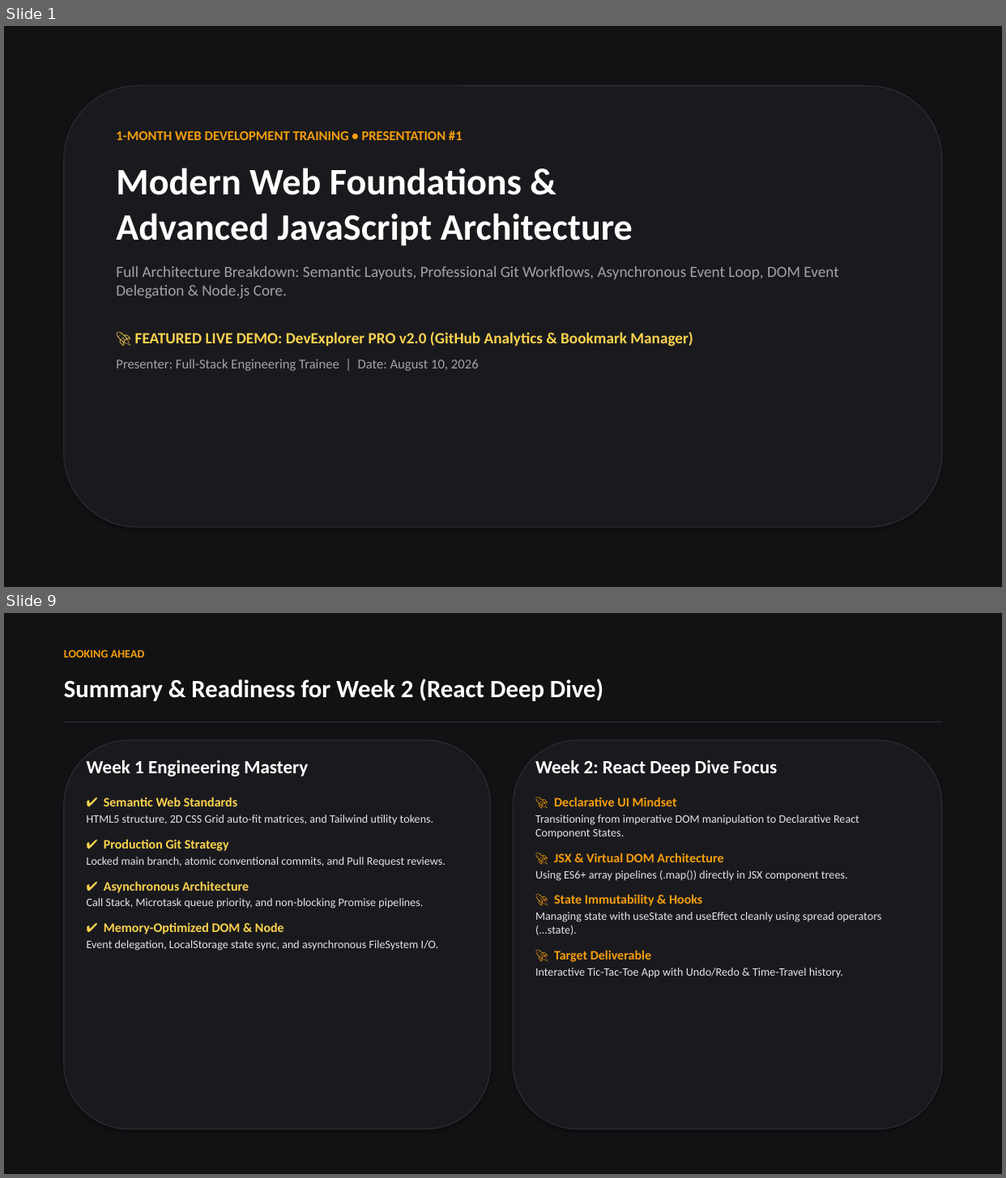
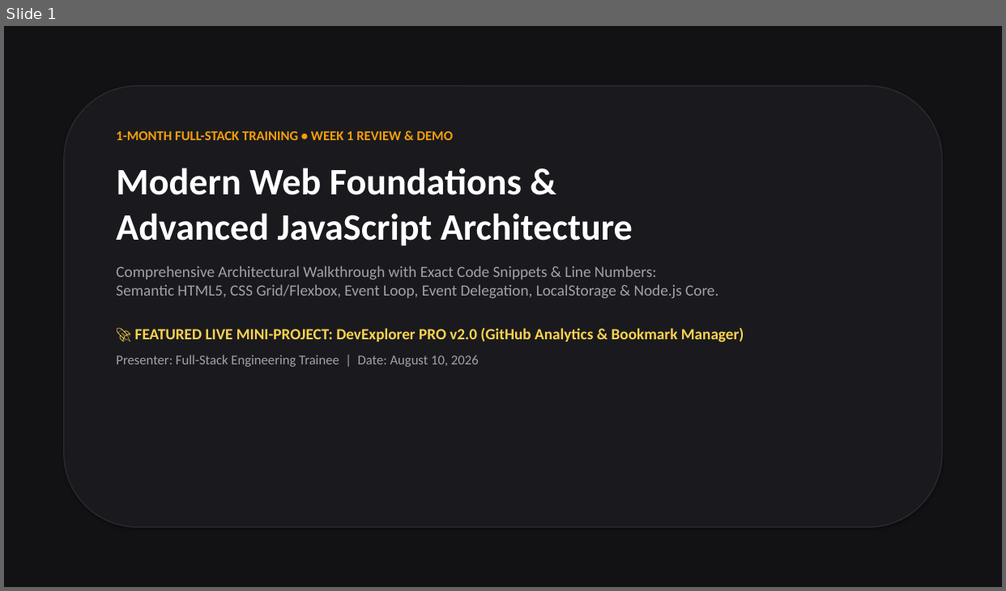
Before and after one commit to wasi-747/1-month-training-resources, a slide deck: Week_1_Presentation_Obsidian_Gold.pptx. Shown one above the other, each under a label of ours: slides 1 and 9 before the commit, slide 1 after it; the slides between them are not shown. The pictures are 1006x1178 and 1006x591 pixels, drawn with LibreOffice and Linux fonts; fonts in the diff are those of the drawing. Boxes give left, top, right and bottom in pixels: in the first picture for what was removed or moved away, otherwise in the second. Text is boxed around its words. In the diff, an @@ line names an element or a change of style, - is before the commit and + after.

Commit message:
feat: enhance Obsidian Gold PPTX with real code snippets, line numbers, and live demo cheat sheet

```diff
--- a/Week_1_Presentation_Obsidian_Gold.pptx
+++ b/Week_1_Presentation_Obsidian_Gold.pptx
@@ slide 9 removed at (4, 613, 1002, 1174), background #FFFFFF @@
@@ rectangle removed at (4, 613, 1002, 1174) @@
@@ text removed at (64, 649, 145, 658) @@
-LOOKING AHEAD
@@ text removed at (64, 679, 603, 701) @@
-Summary & Readiness for Week 2 (React Deep Dive)
@@ rectangle removed at (64, 722, 942, 722) @@
@@ rounded rectangle removed at (64, 740, 491, 1130) @@
@@ rounded rectangle removed at (513, 740, 942, 1130) @@
@@ text removed at (87, 760, 445, 951) @@
-Week 1 Engineering Mastery
-✔ Semantic Web Standards
-HTML5 structure, 2D CSS Grid auto-fit matrices, and Tailwind utility tokens.
-✔ Production Git Strategy
-Locked main branch, atomic conventional commits, and Pull Request reviews.
-✔ Asynchronous Architecture
-Call Stack, Microtask queue priority, and non-blocking Promise pipelines.
-✔ Memory-Optimized DOM & Node
-Event delegation, LocalStorage state sync, and asynchronous FileSystem I/O.
@@ text removed at (535, 760, 881, 978) @@
-Week 2: React Deep Dive Focus
-🚀 Declarative UI Mindset
-Transitioning from imperative DOM manipulation to Declarative React Component States.
-🚀 JSX & Virtual DOM Architecture
-Using ES6+ array pipelines (.map()) directly in JSX component trees.
-🚀 State Immutability & Hooks
-Managing state with useState and useEffect cleanly using spread operators (...state).
-🚀 Target Deliverable
-Interactive Tic-Tac-Toe App with Undo/Redo & Time-Travel history.
@@ slide 1 changed as well @@
@@ text at (116, 131, 453, 140): text changed @@
-1-MONTH WEB DEVELOPMENT TRAINING • PRESENTATION #1
+1-MONTH FULL-STACK TRAINING • WEEK 1 REVIEW & DEMO
@@ text at (116, 266, 744, 343): text changed @@
-Full Architecture Breakdown: Semantic Layouts, Professional Git Workflows, Asynchronous Event Loop, DOM Event Delegation & Node.js Core.
-🚀 FEATURED LIVE DEMO: DevExplorer PRO v2.0 (GitHub Analytics & Bookmark Manager)
+Comprehensive Architectural Walkthrough with Exact Code Snippets & Line Numbers:
+Semantic HTML5, CSS Grid/Flexbox, Event Loop, Event Delegation, LocalStorage & Node.js Core.
+🚀 FEATURED LIVE MINI-PROJECT: DevExplorer PRO v2.0 (GitHub Analytics & Bookmark Manager)
```
Also in this commit, not shown: 5 other slides changed, 4 slides added, 2 other slides removed, 1 other file.
